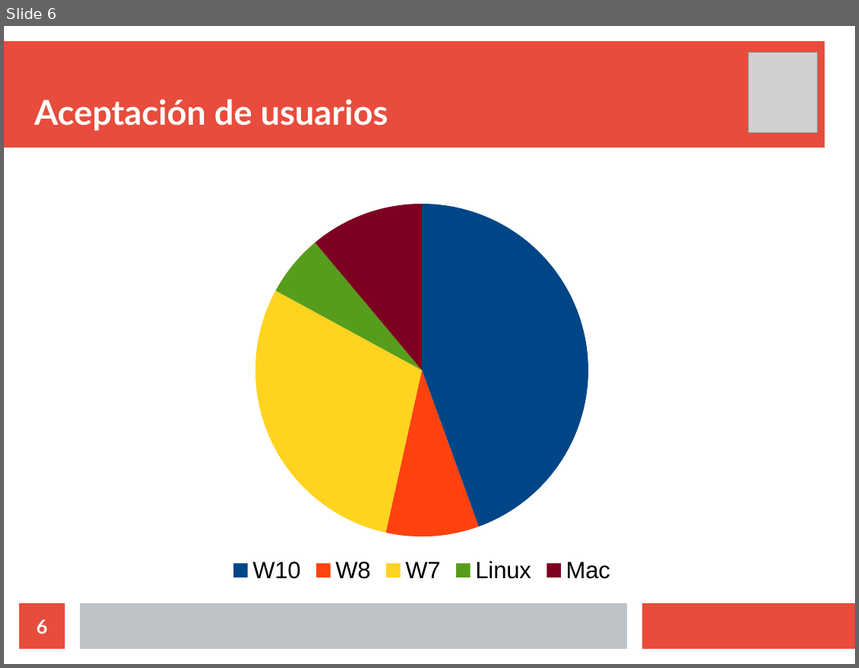
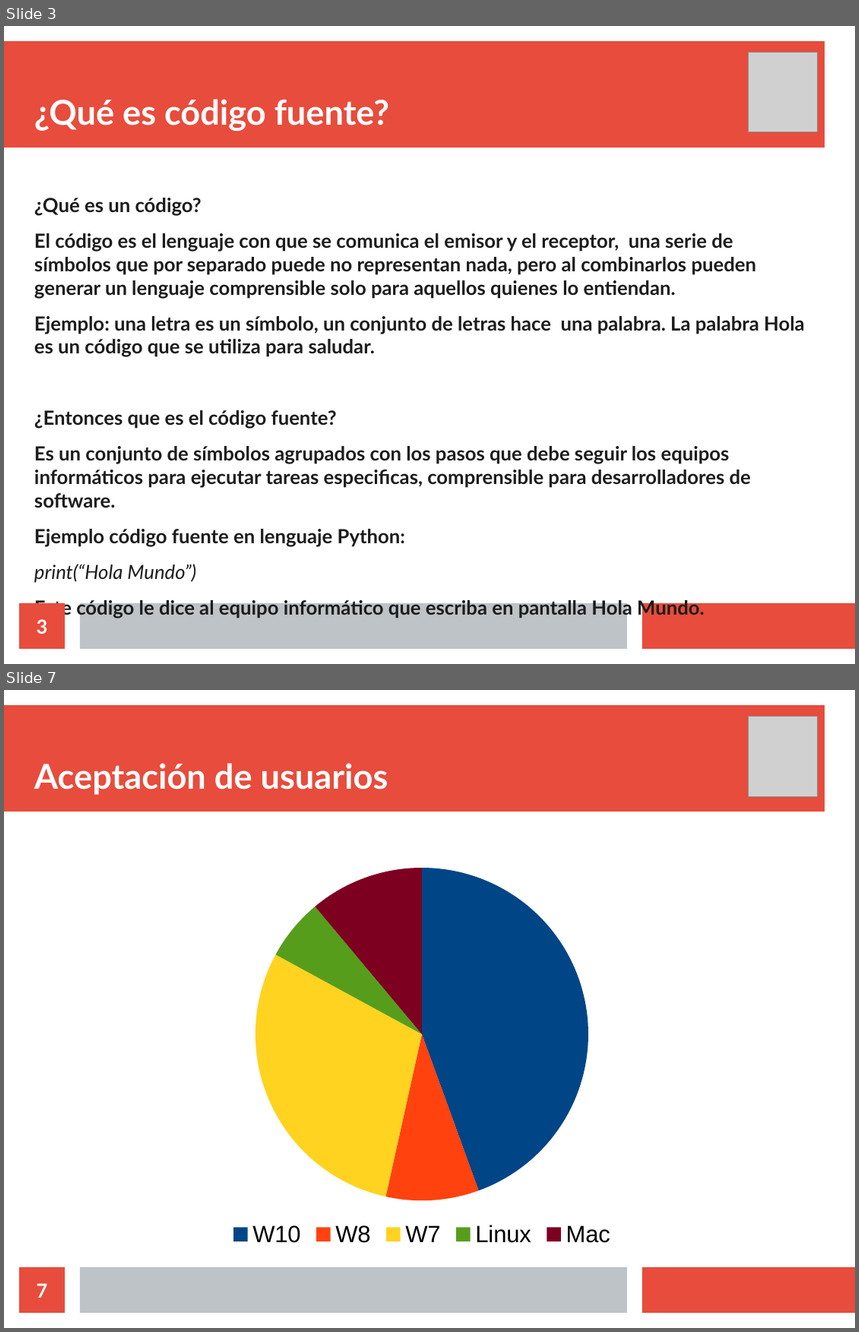
Before and after one commit to gacsnic/exposicion-software-libre, a slide deck: sotfwarelibre.odp. Shown one above the other, each under a label of ours: slide 6 before the commit, slides 3 and 7 after it; the slides between them are not shown. The pictures are 859x668 and 859x1332 pixels, drawn with LibreOffice and Linux fonts; fonts in the diff are those of the drawing; grey boxes stand for pictures. Boxes give left, top, right and bottom in pixels: in the first picture for what was removed or moved away, otherwise in the second. Text is boxed around its words. In the diff, an @@ line names an element or a change of style, - is before the commit and + after.

Commit message:
Se agrega tema ¿Qué es el codigo fuente? y se corrigen ortografias

```diff
--- a/sotfwarelibre.odp
+++ b/sotfwarelibre.odp
@@ slide 3 added at bbox=[4, 26, 855, 664], background #FFFFFF; not listed: 3 template elements that a slide beside it also shows @@
@@ picture added at bbox=[749, 53, 817, 132] @@
@@ title added at bbox=[34, 99, 389, 131], 32 pt, text #FFFFFF, bold @@
+¿Qué es código fuente?
@@ text added at bbox=[34, 198, 805, 619], 18.2 pt, text #1C1C1C, bold @@
+¿Qué es un código?
+El código es el lenguaje con que se comunica el emisor y el receptor, una serie de símbolos que por separado puede no representan nada, pero al combinarlos pueden generar un lenguaje comprensible solo para aquellos quienes lo entiendan.
+Ejemplo: una letra es un símbolo, un conjunto de letras hace una palabra. La palabra Hola es un código que se utiliza para saludar.
+¿Entonces que es el código fuente?
+Es un conjunto de símbolos agrupados con los pasos que debe seguir los equipos informáticos para ejecutar tareas especificas, comprensible para desarrolladores de software.
+Ejemplo código fuente en lenguaje Python:
+print(“Hola Mundo”)
+Este código le dice al equipo informático que escriba en pantalla Hola Mundo.
@@ page number added at bbox=[19, 604, 65, 649], fill #E74C3C, 18 pt, text #FFFFFF, bold @@
+3
@@ what was slide 6 is now slide 7 @@
@@ page number at bbox=[37, 1284, 48, 1298]: text changed @@
-6
+7
```
Also in this commit, not shown: 7 slides changed, 3 other files.
